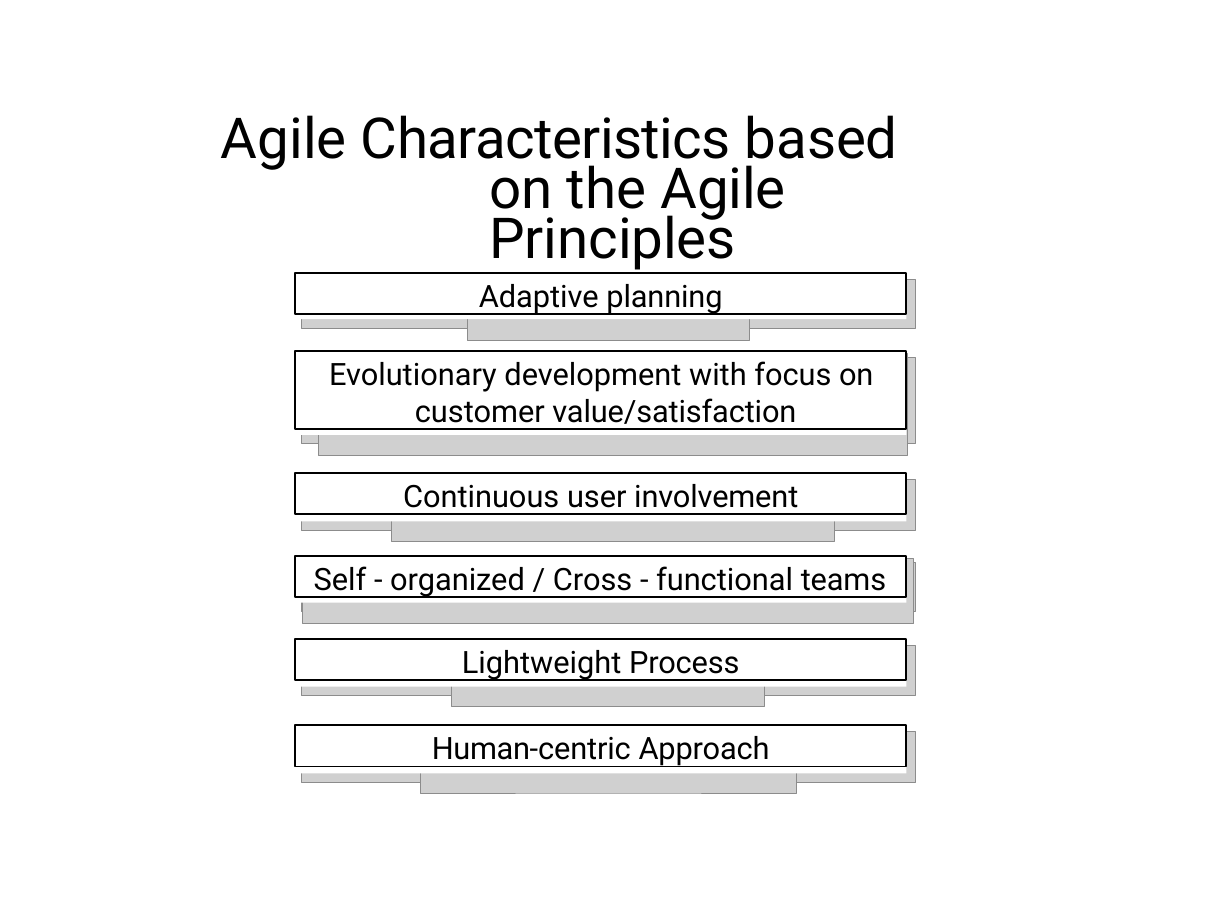
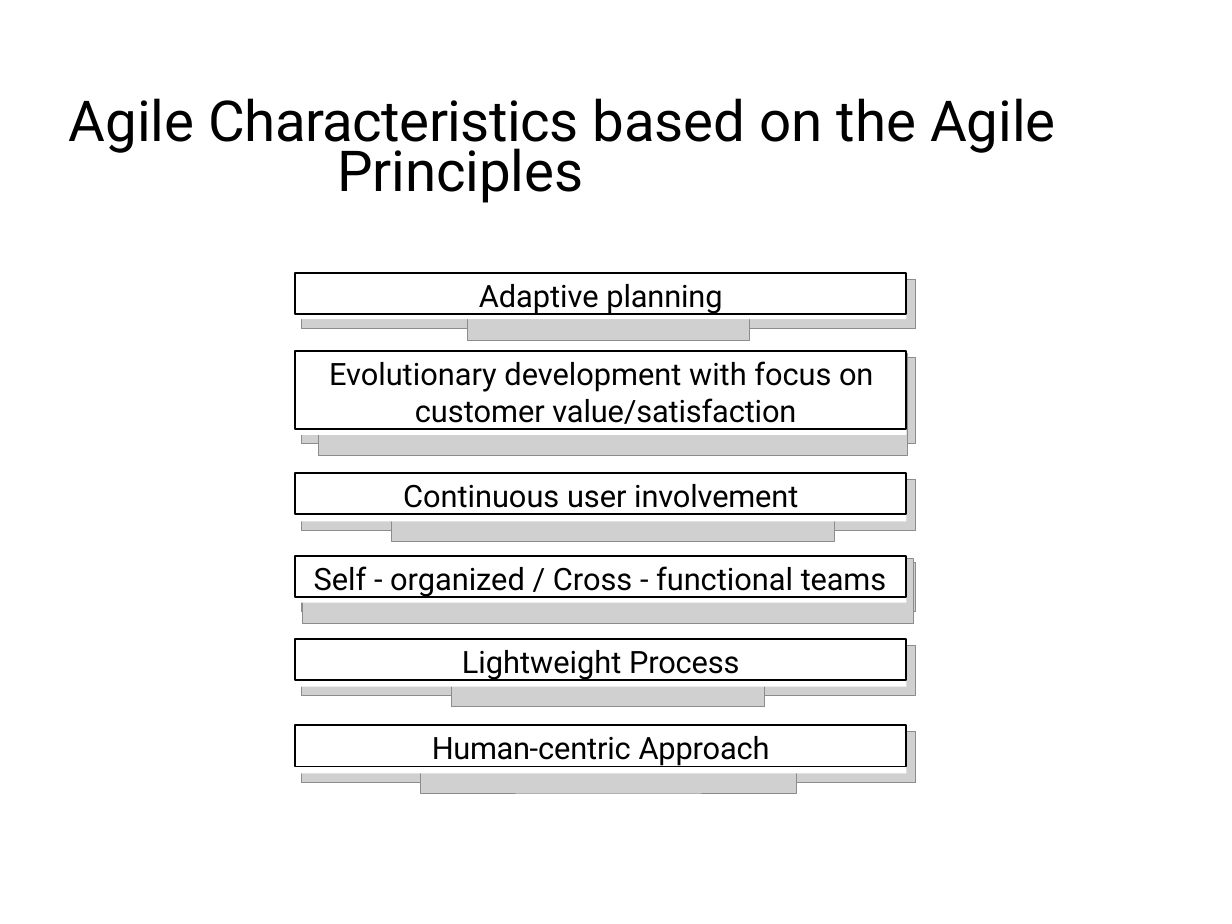
Before and after one commit to mutanganajoseph/Documents, a slide deck: slide 43 of auca/Sem-3/softwareEngineering/Lecture/Lecture 3_Software Process and Software Process Models.pptx. Drawn at 1232x924 pixels with LibreOffice and Linux fonts; fonts in the diff are those of the drawing; grey boxes stand for pictures. Boxes give left, top, right and bottom in pixels: in the first picture for what was removed or moved away, otherwise in the second. Text is boxed around its words. In the diff, an @@ line names an element or a change of style, - is before the commit and + after.

```diff
--- a/auca/Sem-3/softwareEngineering/Lecture/Lecture 3_Software Process and Software Process Models.pptx
+++ b/auca/Sem-3/softwareEngineering/Lecture/Lecture 3_Software Process and Software Process Models.pptx
@@ title "Agile Characteristics based on the ..." rewrapped from [221,115,898,270] to [69,98,1055,203] @@
```
Also in this commit, not shown: 7 other slides changed, 13 other files.
